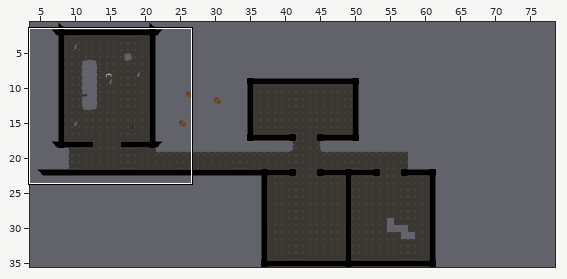
Tiled map (JSON) -- public/maps/ship.tmj. Above, an overview of the earlier version with the close-up marked.
Close-up. Old version:
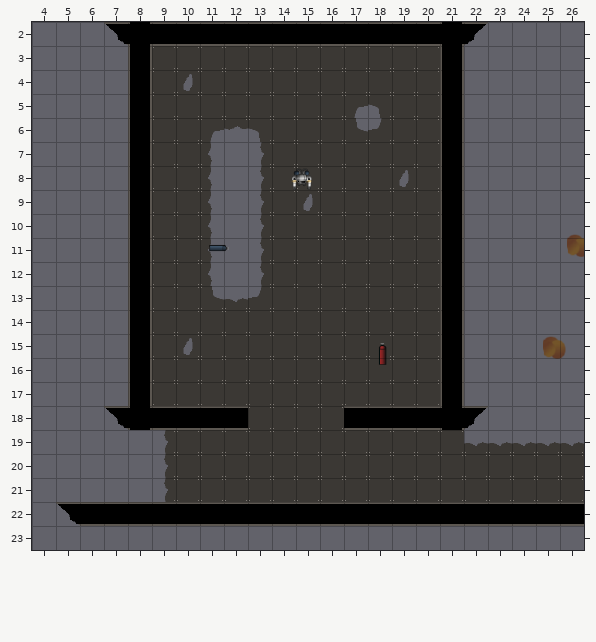
Cells are 32x32 px. Shown: x 4..26, y 2..23. The commit also changed other parts of the map, which this record leaves out. Tiles whose own drawing changed are shown in their newer look in all pictures.
The result:
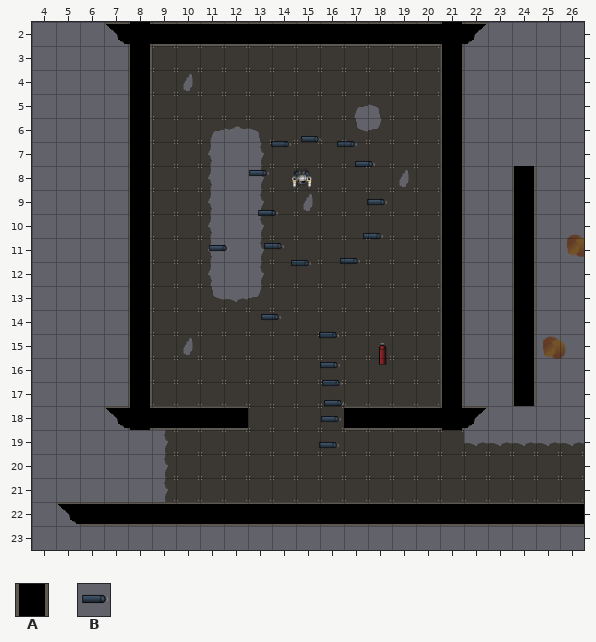
Key: from "ship": A 1, B 61.
_ is an empty cell.
Objects are placed by their top-left corner, in cells (3,4 is the top-left corner of cell 3,4); size is 1x1 cell unless given.
The edit:
Changed rows in their new state; . is an unchanged cell.
Layer "Tile Layer 1":
first column x 24:
 8 A
 9 A
10 A
11 A
12 A
13 A
14 A
15 A
16 A
17 A
Layer "Object Layer 1":
added: B at 15.1,6.4
added: B at 16.6,6.6
added: B at 13.8,6.6
added: B at 17.3,7.5
added: B at 12.9,7.9
added: B at 17.8,9
added: B at 13.3,9.5
added: B at 17.7,10.5
added: B at 13.5,10.9
added: B at 16.7,11.5
added: B at 14.7,11.6
added: B at 13.4,13.8
added: B at 15.8,14.6
added: B at 15.8,14.6
added: B at 15.9,15.9
added: B at 16,16.6
added: B at 16,17.4
added: B at 15.9,18.1
added: B at 15.8,19.1
